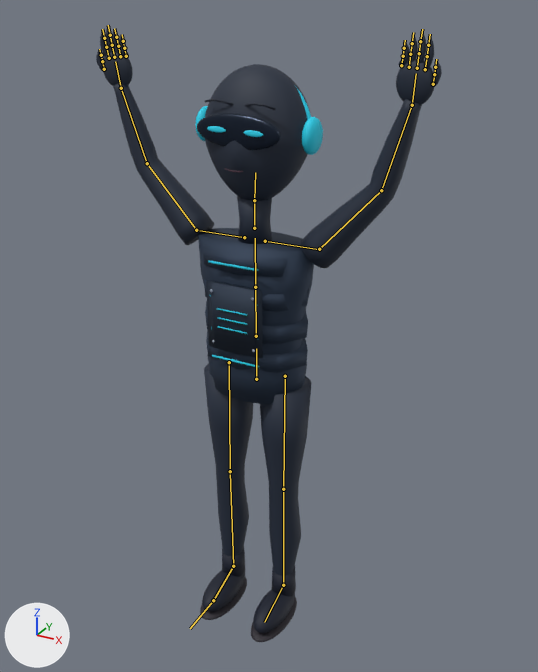
The glTF model output/anime-rigged-catalog-v3/echo/model.glb as it was, and as the next commit left it.
One viewpoint serves both versions: a 50 mm lens placed at (0.918, -1.599, 1.728), pointed at (0.023, 0.027, 0.915). Every picture has the same lights, and +X, +Y and +Z are marked at lower left. The older version comes first. Both versions are drawn at frame 11 of the action 'level_up'; the numbers are the values there. The bones that change, and the others that lie on the model, are drawn over the model as lines.

In view in the first picture: 'Echo.SkinnedMesh'.
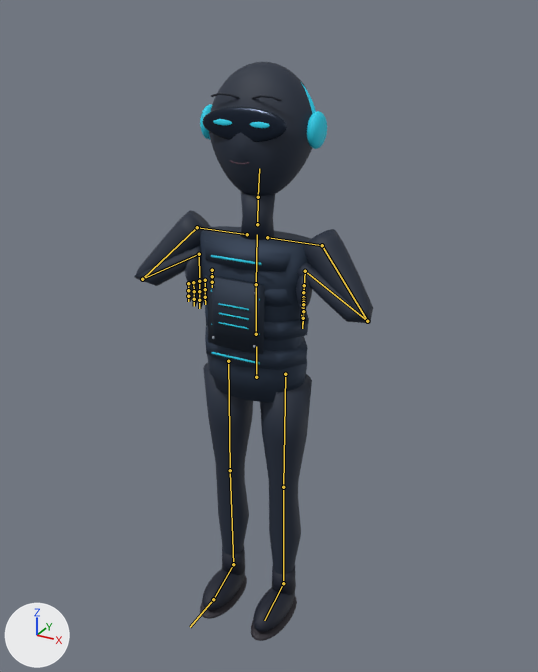
The change in detail:
Object 'Rig' (bone_rig_object) moves from (0.0, 0.0, 0.0) to (0.0, 0.0, -0.011).
Bone 'hips' (bone_hips) moves from (0.0, 0.0, 0.0) to (0.0, 0.017, 0.0).
Bone 'hips' (bone_hips) turns from (0, 0, 0) to (0, 2, 0) degrees about its own x, y and z.
Bone 'spine' (bone_spine) turns from (1, 0, 0) to (-1, 0, 0) degrees about its own x, y and z.
Bone 'chest' (bone_chest) turns from (0, 0, 0) to (-2, 0, 0) degrees about its own x, y and z.
Bone 'head' (bone_head) turns from (-3, 0, -2) to (-5, 0, 0) degrees about its own x, y and z.
Bone 'leftUpperArm' (bone_leftupperarm) moves from (-0.003, 0.0, 0.0) to (0.0, 0.0, 0.0).
Bone 'leftUpperArm' (bone_leftupperarm) turns from (47, -1, 0) to (-45, -5, -13) degrees about its own x, y and z.
Bone 'leftLowerArm' (bone_leftlowerarm) turns from (26, -1, -4) to (-146, -58, -19) degrees about its own x, y and z.
Bone 'leftHand' (bone_lefthand) turns from (12, -2, -4) to (34, -39, 98) degrees about its own x, y and z.
Bone 'rightUpperArm' (bone_rightupperarm) moves from (0.003, 0.0, 0.0) to (0.0, 0.0, 0.0).
Bone 'rightUpperArm' (bone_rightupperarm) turns from (47, 1, 0) to (-45, 5, 13) degrees about its own x, y and z.
Bone 'rightLowerArm' (bone_rightlowerarm) turns from (26, 1, 4) to (-146, 58, 19) degrees about its own x, y and z.
Bone 'rightHand' (bone_righthand) turns from (12, 2, 4) to (34, 39, -98) degrees about its own x, y and z.
Bone 'leftFoot' (bone_leftfoot) turns from (0, 0, 0) to (0, 0, 2) degrees about its own x, y and z.

Boxes (x1, y1, x2, y2) around the edits, measured in the pictures (538 x 672 px):
'Echo.SkinnedMesh', posed (31% narrower)
    before: (96, 27, 442, 642)
    after: (134, 62, 373, 641)
bone 'hips', root to tip
    before: (256, 379) to (256, 348)
    after: (256, 377) to (256, 346)
bone 'spine', root to tip
    before: (256, 336) to (255, 287)
    after: (256, 334) to (256, 284)
bone 'chest', root to tip
    before: (255, 287) to (255, 238)
    after: (256, 284) to (257, 234)
bone 'head', root to tip
    before: (254, 200) to (255, 172)
    after: (258, 197) to (259, 168)
bone 'leftUpperArm', root to tip
    before: (319, 249) to (381, 190)
    after: (322, 245) to (367, 321)
bone 'leftLowerArm', root to tip
    before: (381, 190) to (412, 105)
    after: (367, 321) to (305, 271)
bone 'leftHand', root to tip
    before: (412, 105) to (416, 73)
    after: (305, 271) to (303, 295)
bone 'rightUpperArm', root to tip
    before: (196, 230) to (147, 163)
    after: (197, 227) to (142, 279)
bone 'rightLowerArm', root to tip
    before: (147, 163) to (121, 88)
    after: (142, 279) to (199, 254)
bone 'rightHand', root to tip
    before: (121, 88) to (115, 61)
    after: (199, 254) to (199, 277)
bone 'leftFoot', root to tip
    before: (283, 585) to (264, 622)
    after: (283, 583) to (264, 620)
